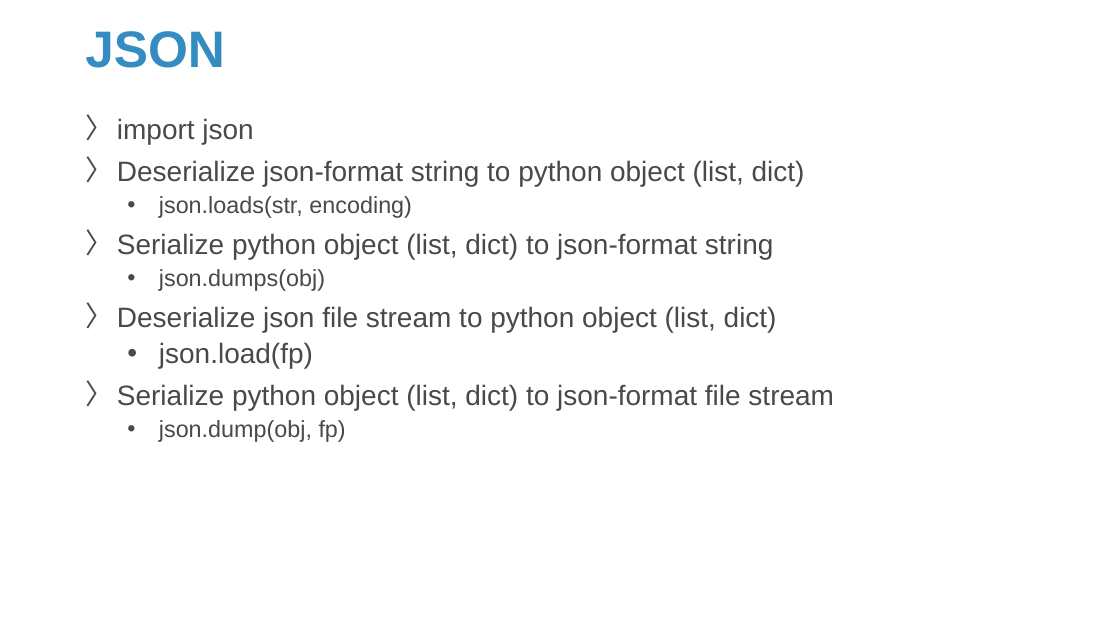
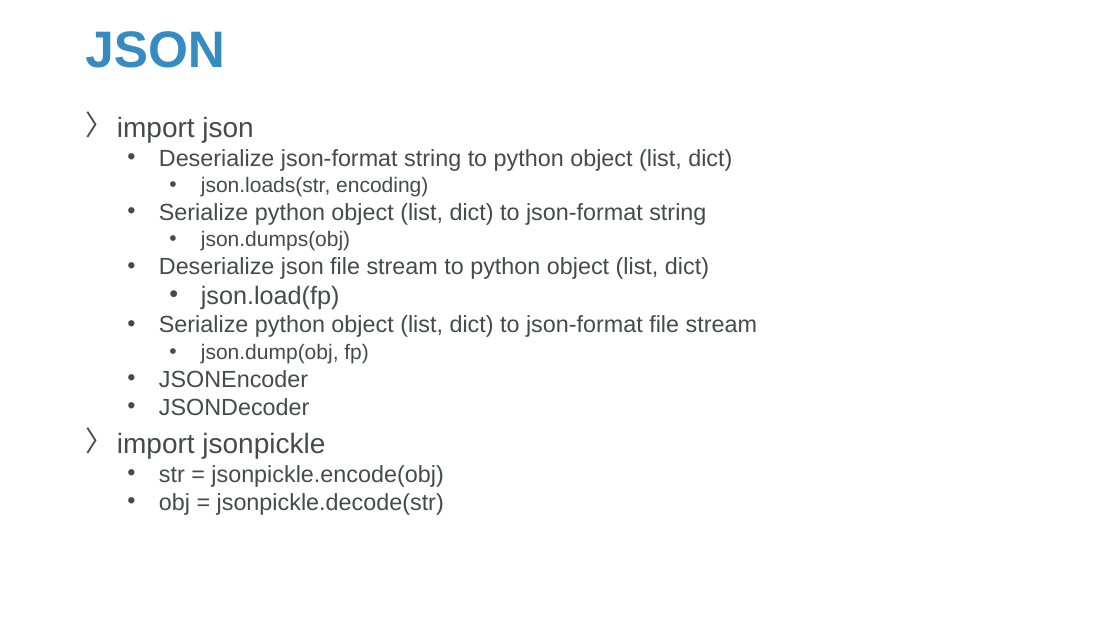
Before and after one commit to Sparks-Lu/TechNotes, a slide deck: slide 21 of Python/Python-Notes.pptx. Drawn at 1120x630 pixels with LibreOffice and Linux fonts; fonts in the diff are those of the drawing; background and template pictures are left out. Boxes give left, top, right and bottom in pixels: in the first picture for what was removed or moved away, otherwise in the second. Text is boxed around its words. In the diff, an @@ line names an element or a change of style, - is before the commit and + after.

```diff
--- a/Python/Python-Notes.pptx
+++ b/Python/Python-Notes.pptx
@@ text at (x1=117, y1=116, x2=757, y2=363): size 24 to 20 pt in "Deserialize json-format string to python object (list, ...", "Serialize python object (list, dict) to json-format ...", "Deserialize json file stream to python object ...", "Serialize python object (list, dict) to json-format ..."; size 20 to 18 pt in "json.loads(str, encoding)", "json.dumps(obj)", "json.dump(obj, fp)"; size 24 to 21.6 pt in "json.load(fp)"; line spacing 0.9 to 0.8; bullet 〉 to •; list level 1 to 2 in "Deserialize json-format string to python ..."; list level 2 to 3 in "json.loads(str, encoding)"; list level 1 to 2 in "Serialize python object (list, dict) ..."; list level 2 to 3 in "json.dumps(obj)"; list level 1 to 2 in "Deserialize json file stream to ..."; list level 2 to 3 in "json.load(fp)"; list level 2 to 3 in "json.dump(obj, fp)" @@
@@ text at (x1=117, y1=370, x2=444, y2=515): paragraphs added @@
+  • JSONEncoder
+  • JSONDecoder
+〉 import jsonpickle
+  • str = jsonpickle.encode(obj)
+  • obj = jsonpickle.decode(str)
```
Also in this commit, not shown: 5 other slides changed, 5 slides added, 10 other files.
